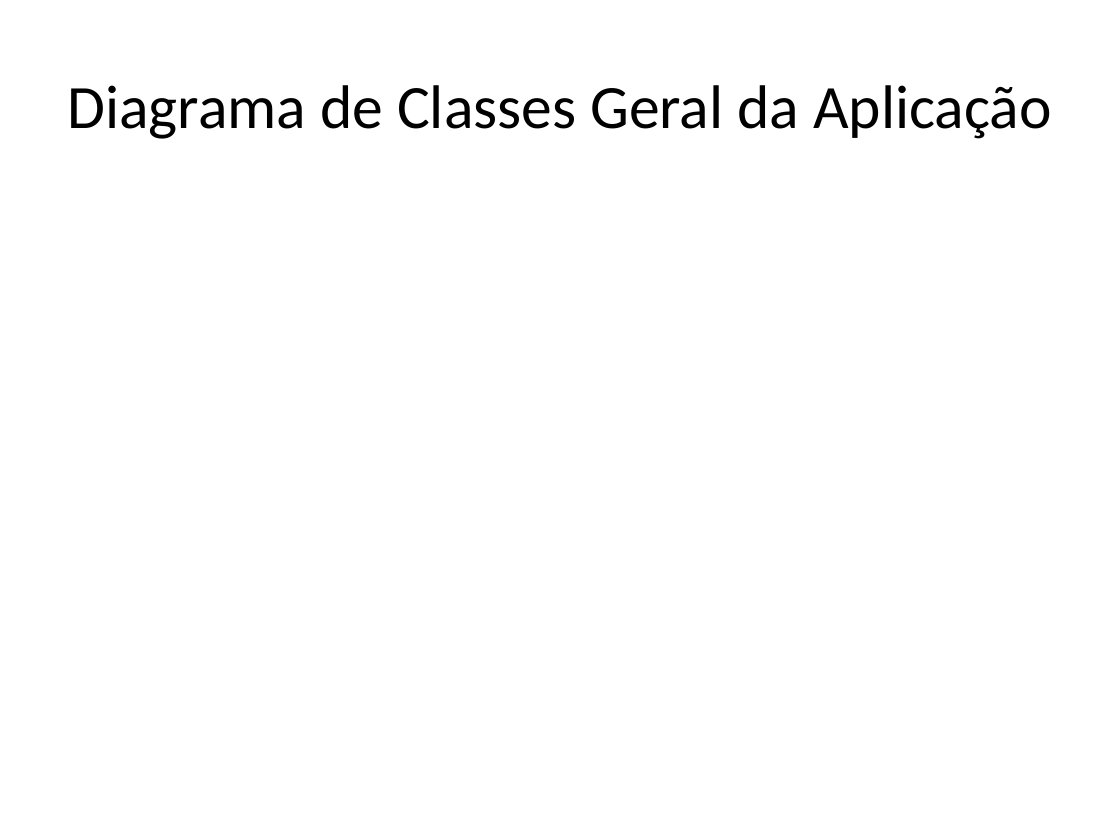
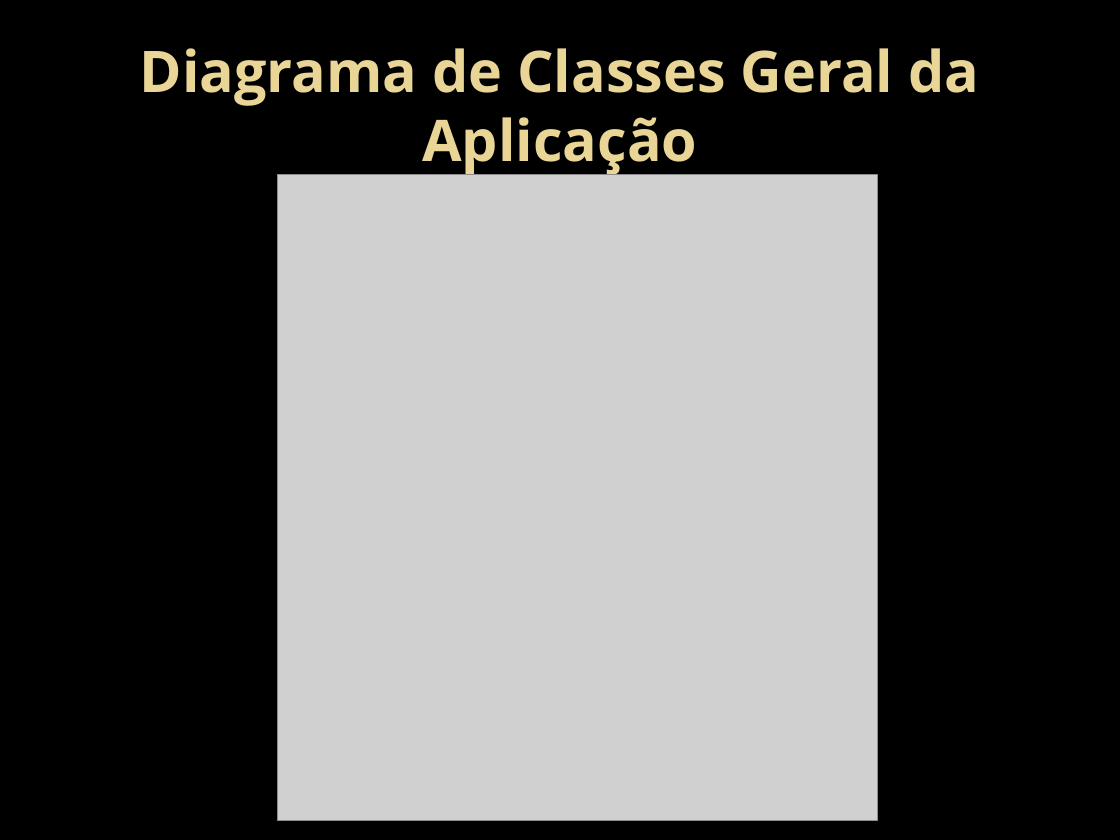
Before and after one commit to HamiltonSantos/FisioDiag, a slide deck: slide 8 of Design/ApresentaçãoDesign.pptx (slide 6 before the commit). Drawn at 1120x840 pixels with LibreOffice and Linux fonts; fonts in the diff are those of the drawing; grey boxes stand for pictures; background and template pictures are left out. Boxes give left, top, right and bottom in pixels: in the first picture for what was removed or moved away, otherwise in the second. Text is boxed around its words. In the diff, an @@ line names an element or a change of style, - is before the commit and + after.

```diff
--- a/Design/ApresentaçãoDesign.pptx
+++ b/Design/ApresentaçãoDesign.pptx
@@ background #FFFFFF to picture (left out) @@
@@ title "Diagrama de Classes Geral da ..." at bbox=[140, 48, 979, 176]: size 39.6 to 36.9 pt, font Calibri to Open Sans, text colour #000000 to gradient #EAD696 to #E7D081, bold on @@
@@ picture added at bbox=[278, 174, 877, 820] @@
```
Also in this commit, not shown: 5 other slides changed, 4 slides added, 2 slides removed.
